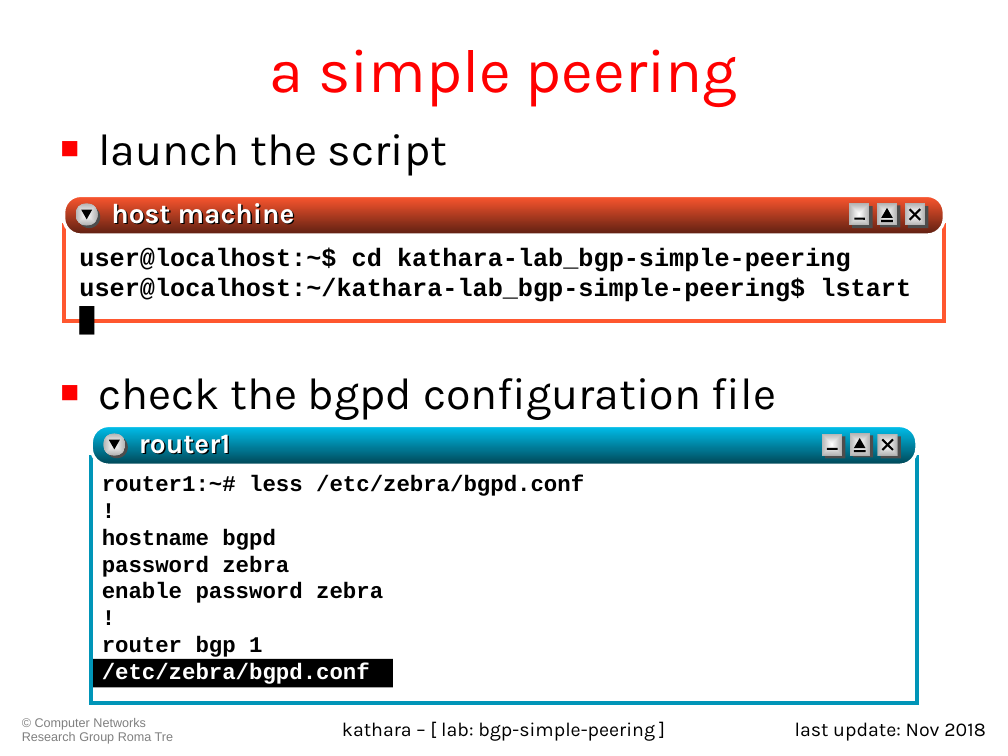
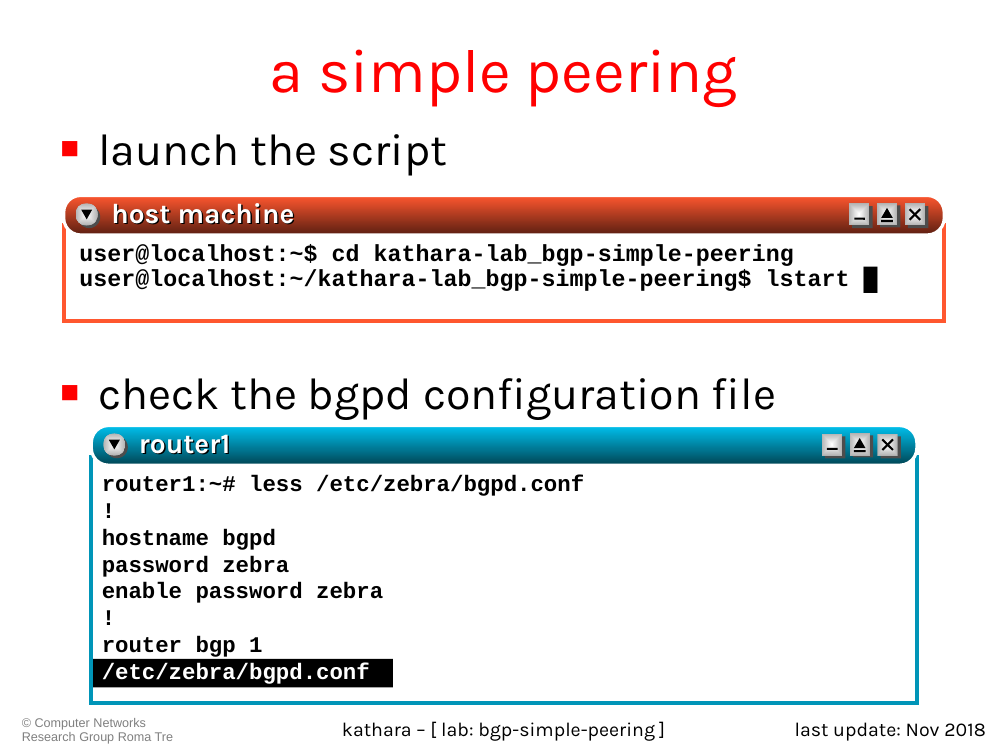
Before and after one commit to KatharaFramework/Kathara-Labs, a slide deck: slide 7 of Interdomain Routing/BGP Simple Peering/021-kathara-lab_bgp-simple-peering.ppt. Drawn at 1008x756 pixels with LibreOffice and Linux fonts; fonts in the diff are those of the drawing. Boxes give left, top, right and bottom in pixels: in the first picture for what was removed or moved away, otherwise in the second. Text is boxed around its words. In the diff, an @@ line names an element or a change of style, - is before the commit and + after.

```diff
--- a/Interdomain Routing/BGP Simple Peering/021-kathara-lab_bgp-simple-peering.ppt
+++ b/Interdomain Routing/BGP Simple Peering/021-kathara-lab_bgp-simple-peering.ppt
@@ text "user@localhost:~$ cd kathara-lab_bgp-simple-peering" at (79, 244, 850, 291): size 18 to 16.6 pt; line spacing 1 to 0.9 @@
```
Also in this commit, not shown: 1 other slide changed, 10 other files.
